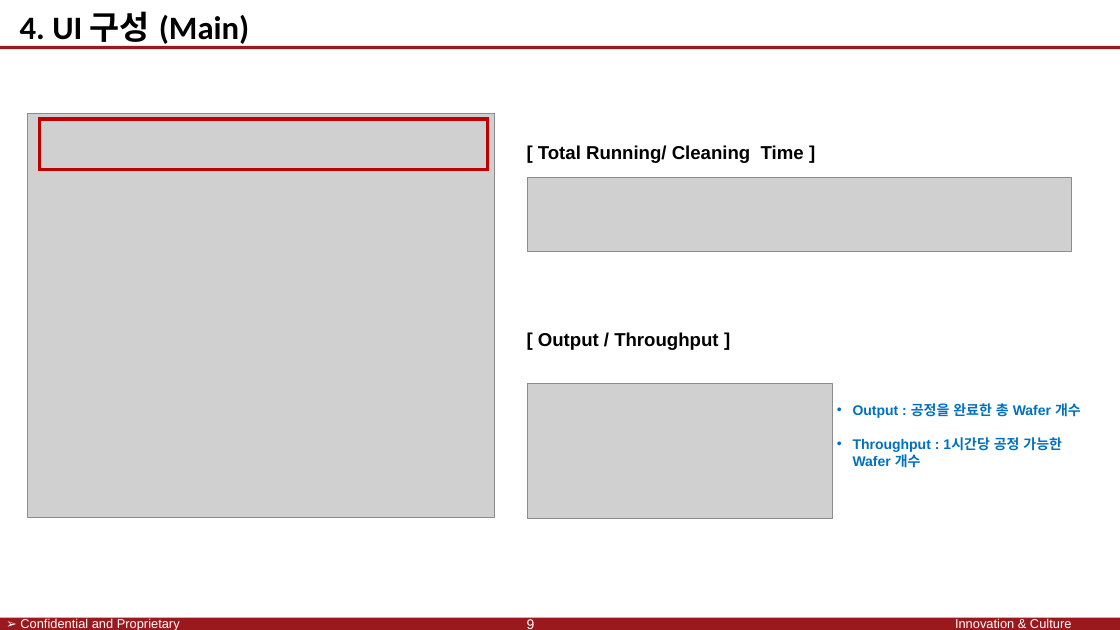
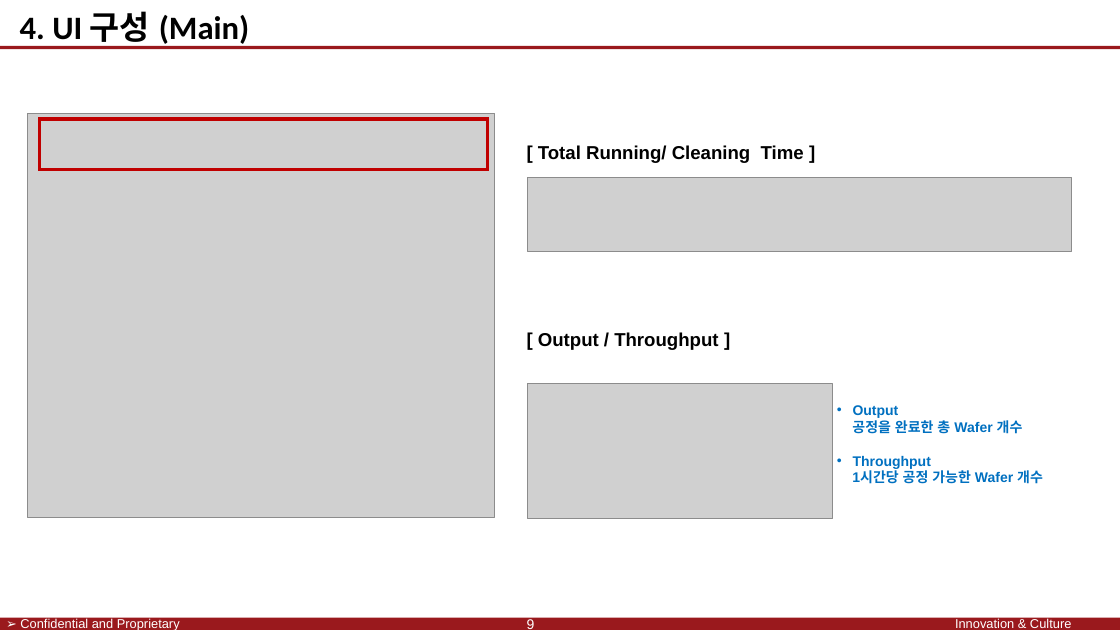
Before and after one commit to SaintSeong/JusungProject, a slide deck: slide 9 of A조 발표/A조 발표.pptx. Drawn at 1120x630 pixels with LibreOffice and Linux fonts; fonts in the diff are those of the drawing; grey boxes stand for pictures; background and template pictures are left out. Boxes give left, top, right and bottom in pixels: in the first picture for what was removed or moved away, otherwise in the second. Text is boxed around its words. In the diff, an @@ line names an element or a change of style, - is before the commit and + after.

```diff
--- a/A조 발표/A조 발표.pptx
+++ b/A조 발표/A조 발표.pptx
@@ text at <box>852,405,1043,484</box>: text changed @@
-• Output : 공정을 완료한 총 Wafer 개수
-• Throughput : 1시간당 공정 가능한 Wafer 개수
+• Output
+공정을 완료한 총 Wafer 개수
+• Throughput
+1시간당 공정 가능한 Wafer 개수
```
Also in this commit, not shown: 3 other slides changed, 2 other files.
